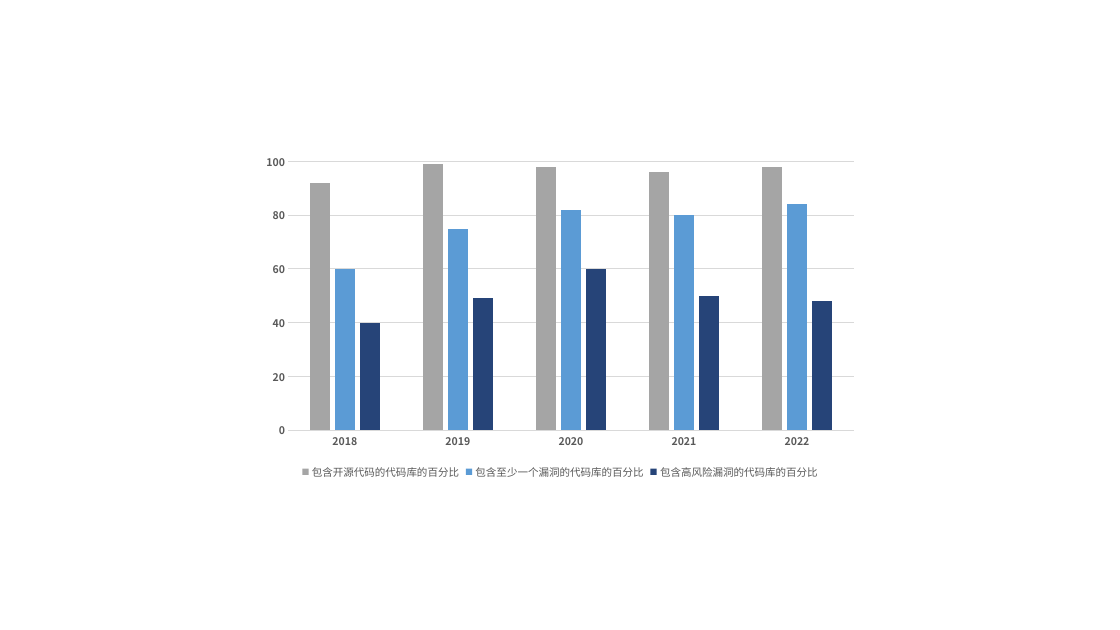
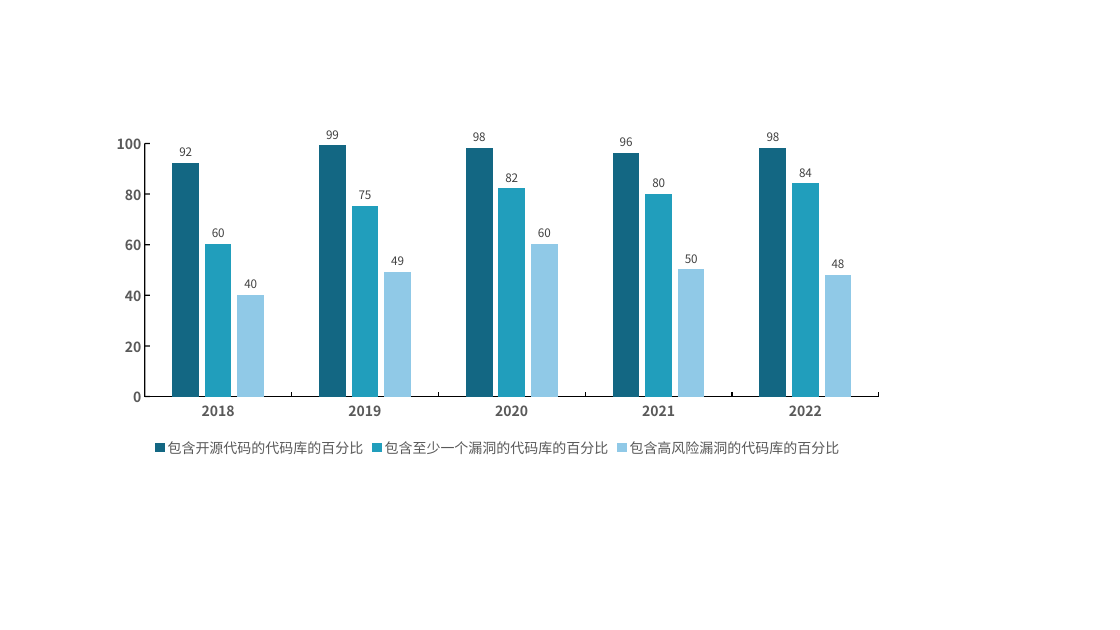
Before and after one commit to Wangdan-code/New_Graduation_Thesis, a slide deck: slide 1 of graduate-thesis/figures/ppt.pptx. Drawn at 1120x630 pixels with LibreOffice and Linux fonts; fonts in the diff are those of the drawing. Boxes give left, top, right and bottom in pixels: in the first picture for what was removed or moved away, otherwise in the second. Text is boxed around its words. In the diff, an @@ line names an element or a change of style, - is before the commit and + after.

```diff
--- a/graduate-thesis/figures/ppt.pptx
+++ b/graduate-thesis/figures/ppt.pptx
@@ column chart at [101, 126, 895, 461] @@
@@ colour of 包含开源代码的代码库的百分比 #A5A5A5 to #136783 @@
@@ data labels of 包含开源代码的代码库的百分比 added @@
@@ colour of 包含至少一个漏洞的代码库的百分比 #5B9BD5 to #219EBC @@
@@ data labels of 包含至少一个漏洞的代码库的百分比 added @@
@@ colour of 包含高风险漏洞的代码库的百分比 #264478 to #90C9E7 @@
@@ data labels of 包含高风险漏洞的代码库的百分比 added @@
@@ legend changed @@
@@ category axis changed @@
@@ value axis changed @@
@@ column chart: place and size @@
-column chart at [255, 147, 866, 482]
+column chart at [101, 126, 895, 461]
```
Also in this commit, not shown: 6 slides added, 6 other files.
